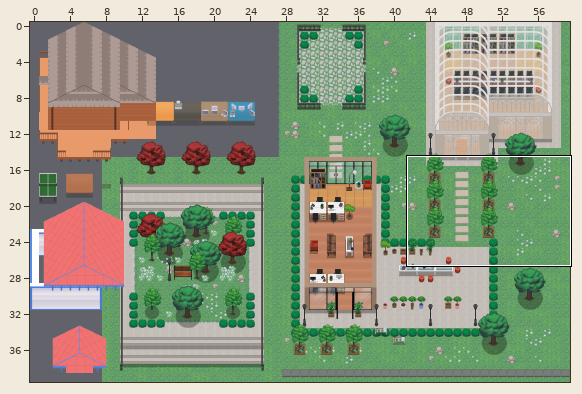
An edit to a level. Tiled map (JSON), map.tmj. The picture above shows the old version from afar; the outline marks the close-up.
Close-up. Earlier state:
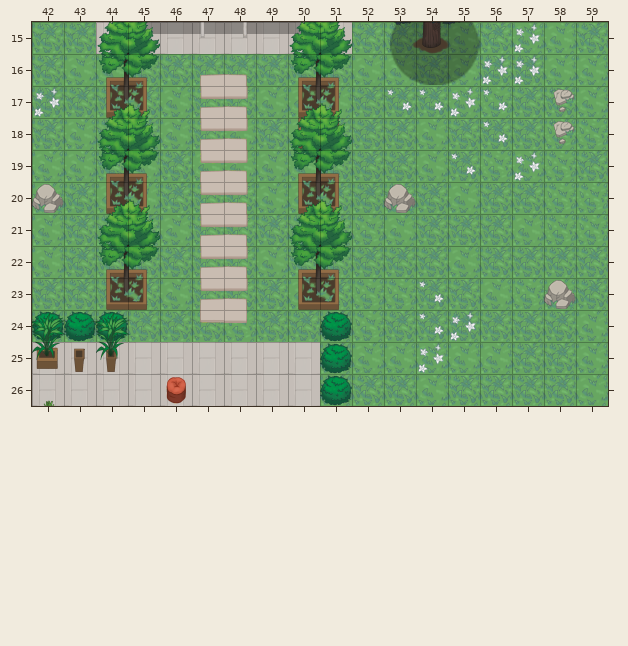
Cells are 32x32 px. Shown: x 42..59, y 15..26. The commit also changed other parts of the map, which this record leaves out.
The result:
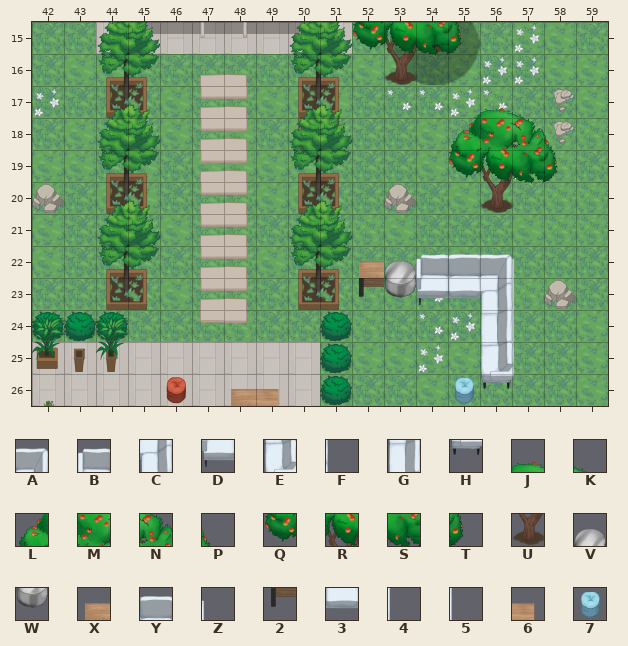
Key: from "Chunk 2": A 116, B 117, C 120, D 121, E 123, F 124, G 125, H 128, J 159, K 160, L 163, M 164, N 165, P 166, Q 168, R 169, S 170, T 171, U 174, V 193, W 195, X 196, Y 197, Z 198, 2 199, 3 200, 4 201, 5 207, 6 213, 7 214.
_ is an empty cell.
Diff:
Layer "Furniture 2":
There is now tile 2 in row 23 at x 52.
There is now tile 3 in row 23 at x 55.
There is now tile 4 in row 23 at x 57.
There is now tile 5 in row 24 at x 57.
There is now tile 6 in row 26 at x 49.
There is now tile 7 in row 26 at x 55.
There is now tile A in row 22 at x 56.
There is now tile B in row 22 at x 54.
There is now tile C in row 23 at x 56.
There is now tile D in row 23 at x 54.
There is now tile E in row 25 at x 56.
There is now tile F in row 25 at x 57.
There is now tile G in row 24 at x 56.
There is now tile H in row 26 at x 56.
There is now tile J in row 17 at x 56.
There is now tile K in row 17 at x 57.
There is now tile L in row 18 at x 55.
There is now tile M in row 18 at x 56.
There is now tile N in row 18 at x 57.
There is now tile P in row 18 at x 58.
There is now tile Q in row 19 at x 55.
There is now tile R in row 19 at x 56.
There is now tile S in row 19 at x 57.
There is now tile T in row 19 at x 58.
There is now tile U in row 20 at x 56.
There is now tile V in row 22 at x 53.
There is now tile W in row 23 at x 53.
There is now tile X in row 22 at x 52; in row 26 at x 48.
There is now tile Y in row 22 at x 55.
There is now tile Z in row 22 at x 57.
Layer "Roof":
There is now tile Q in row 15 at x 52.
There is now tile R in row 15 at x 53.
There is now tile S in row 15 at x 54.
There is now tile T in row 15 at x 55.
There is now tile U in row 16 at x 53.
Pixel boxes of the changes (left, top, right, bottom) in both close-ups:
added: (353, 22, 461, 85)
added: (449, 108, 557, 213)
added: (359, 254, 515, 404)
added: (231, 389, 279, 406)
